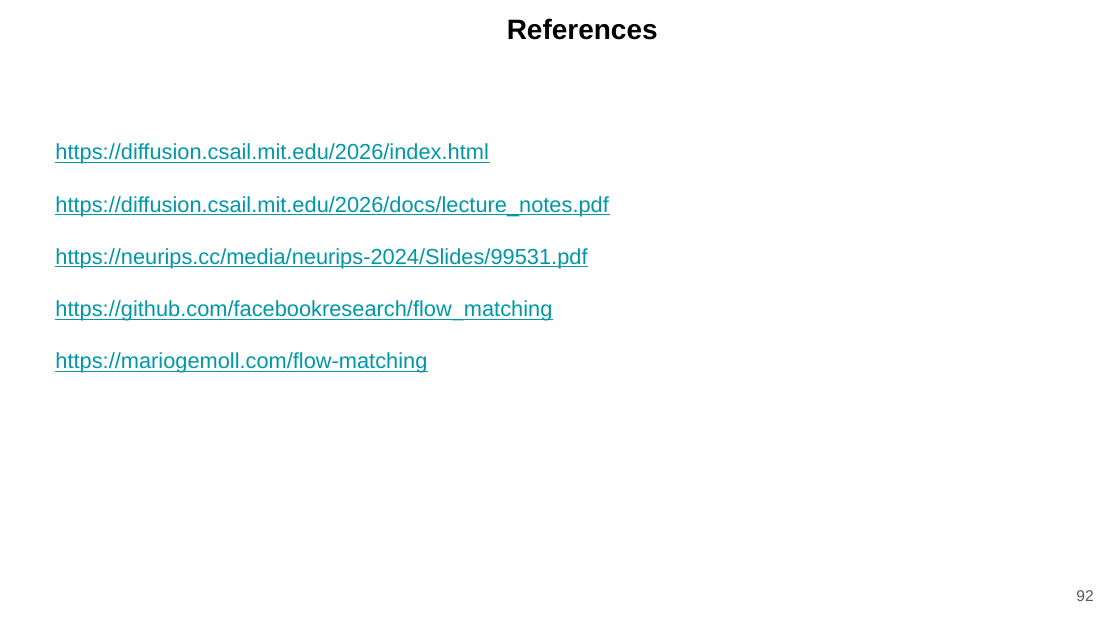
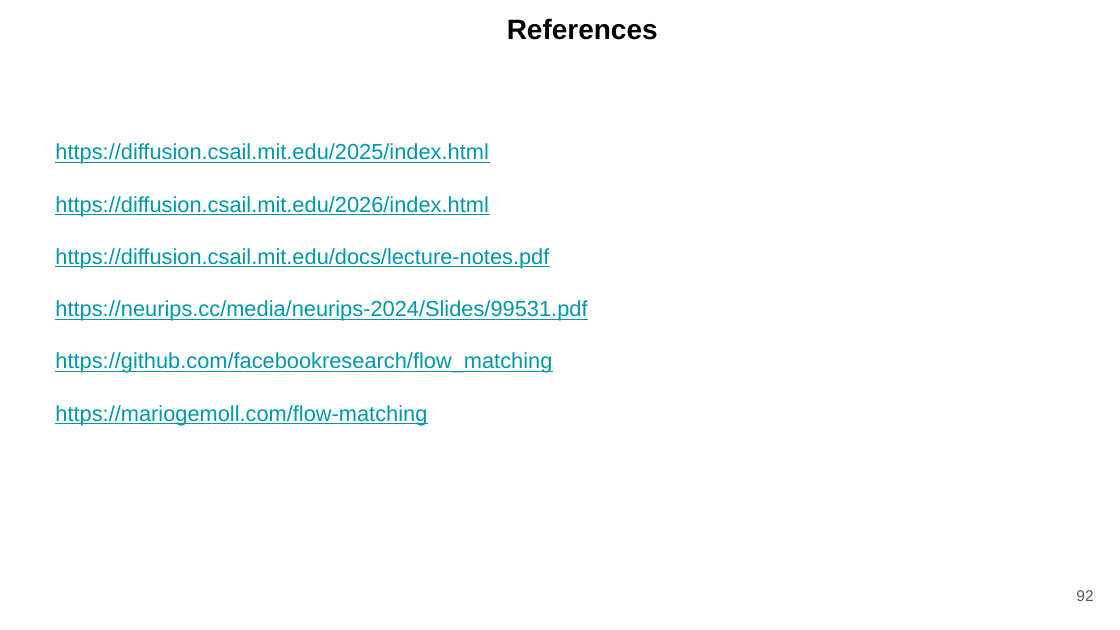
Before and after one commit to ducspe/DCPresentations, a slide deck: slide 92 of UnderstandingDiffusion/UnderstandingDiffusion.pptx. Drawn at 1120x630 pixels with LibreOffice and Linux fonts; fonts in the diff are those of the drawing. Boxes give left, top, right and bottom in pixels: in the first picture for what was removed or moved away, otherwise in the second. Text is boxed around its words. In the diff, an @@ line names an element or a change of style, - is before the commit and + after.

Commit message:
Add video tutorials and subtitles, and update presentation resources
- Add video tutorials for AlphaFold 2, Diffusion, and Tokenization.
- Add English SRT subtitles for Diffusion and Tokenization.
- Document that AlphaFold 2 subtitles are embedded in the video.
- Update presentation files and fix README links to their current names.
- Add README links to the videos and available subtitle files.

```diff
--- a/UnderstandingDiffusion/UnderstandingDiffusion.pptx
+++ b/UnderstandingDiffusion/UnderstandingDiffusion.pptx
@@ text at [55, 143, 488, 164]: paragraph added @@
+https://diffusion.csail.mit.edu/2025/index.html
@@ text at [55, 248, 549, 269]: text changed @@
-https://diffusion.csail.mit.edu/2026/docs/lecture_notes.pdf
+https://diffusion.csail.mit.edu/docs/lecture-notes.pdf
```
Also in this commit, not shown: 16 other slides changed, 10 other files.
